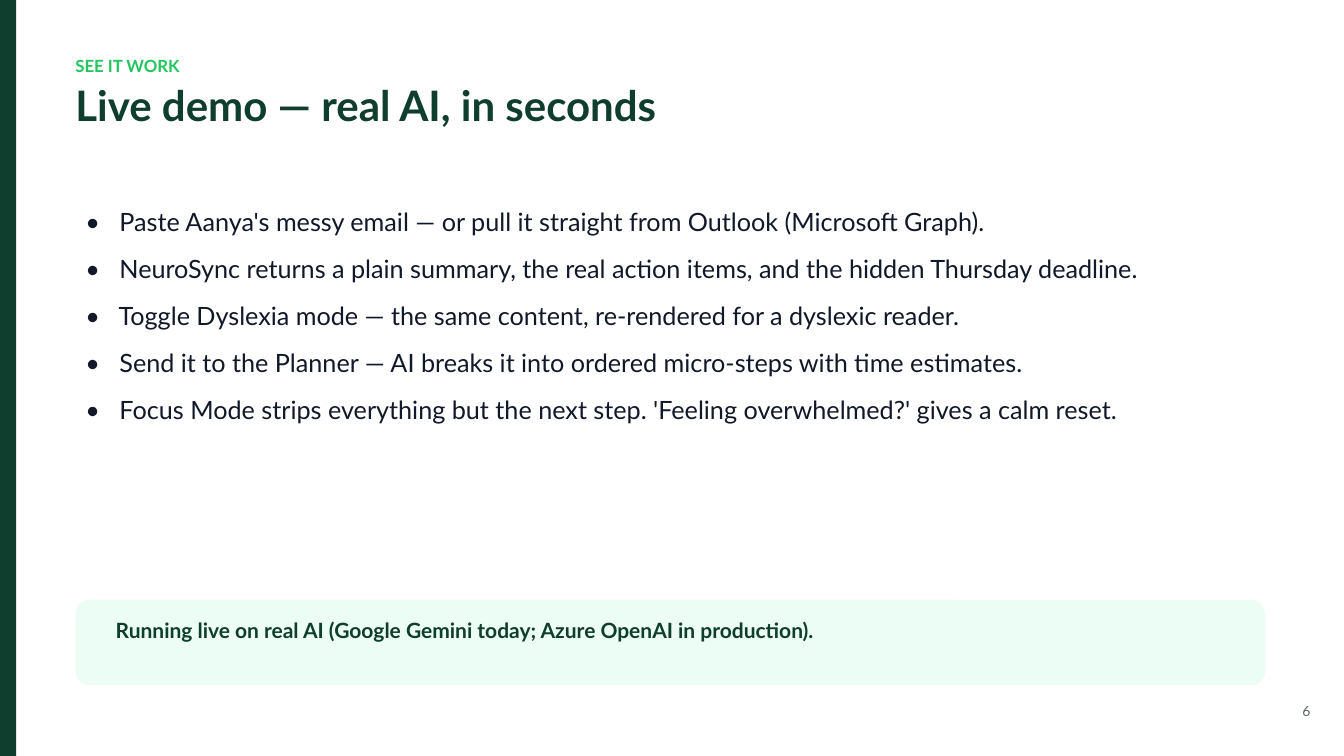
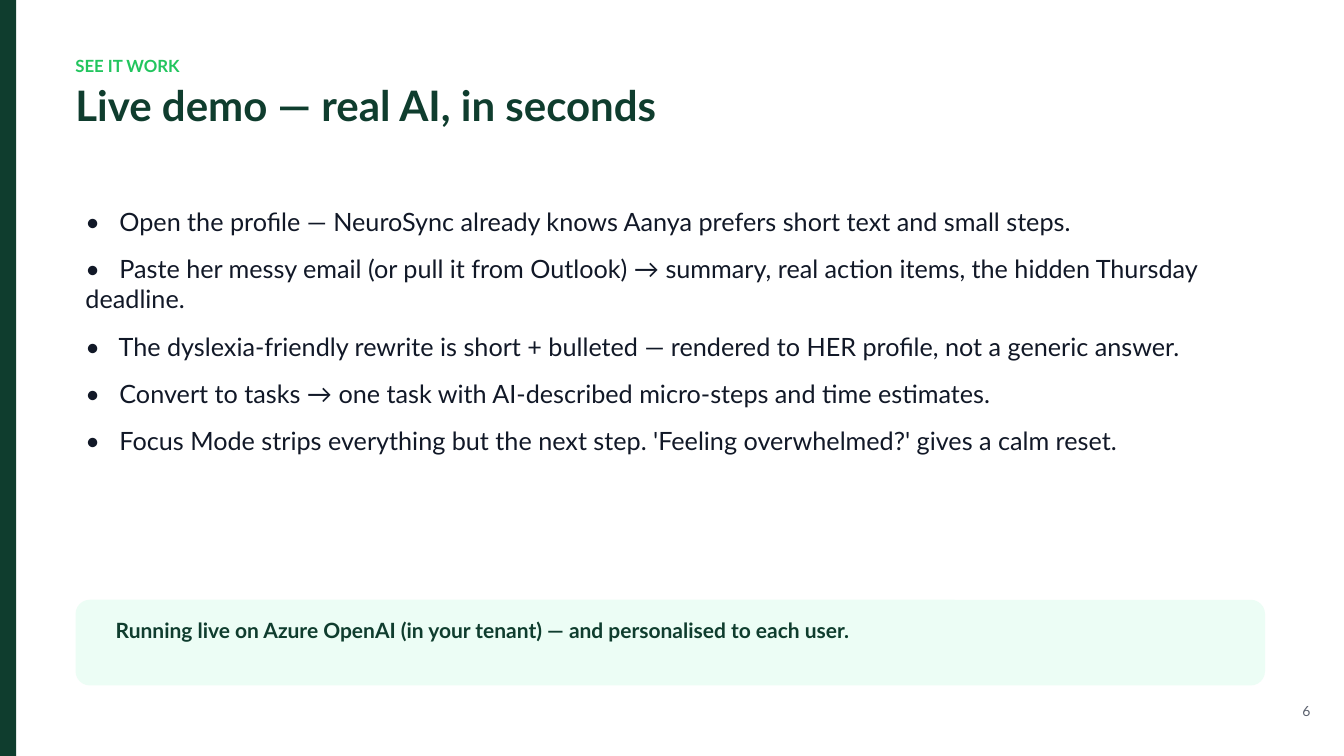
Before and after one commit to kumarsaransh55/NeuroSync, a slide deck: slide 6 of docs/NeuroSync-Jury-Pitch.pptx. Drawn at 1344x756 pixels with LibreOffice and Linux fonts; fonts in the diff are those of the drawing. Boxes give left, top, right and bottom in pixels: in the first picture for what was removed or moved away, otherwise in the second. Text is boxed around its words. In the diff, an @@ line names an element or a change of style, - is before the commit and + after.

Commit message:
feat: enhance Outlook integration and user experience
- Implemented "reduce motion" CSS for accessibility preferences.
- Refactored main rendering logic to handle Microsoft sign-in redirects more efficiently.
- Improved Outlook service with better token management and error handling.
- Added a blank HTML file for MSAL sign-in redirection.
- Created DashboardHome component for a user-friendly task overview.
- Developed FocusSession component for focused work sessions with a countdown timer.
- Introduced OnboardingModal for user personalization settings during signup.
- Added ProfileCompareModal to demonstrate adaptive output based on user profiles.
- Implemented text extraction utility for handling PDF and DOCX uploads.

```diff
--- a/docs/NeuroSync-Jury-Pitch.pptx
+++ b/docs/NeuroSync-Jury-Pitch.pptx
@@ text at (85, 212, 1198, 407): text changed @@
-• Paste Aanya's messy email — or pull it straight from Outlook (Microsoft Graph).
-• NeuroSync returns a plain summary, the real action items, and the hidden Thursday deadline.
-• Toggle Dyslexia mode — the same content, re-rendered for a dyslexic reader.
-• Send it to the Planner — AI breaks it into ordered micro-steps with time estimates.
+• Open the profile — NeuroSync already knows Aanya prefers short text and small steps.
+• Paste her messy email (or pull it from Outlook) → summary, real action items, the hidden Thursday deadline.
+• The dyslexia-friendly rewrite is short + bulleted — rendered to HER profile, not a generic answer.
+• Convert to tasks → one task with AI-described micro-steps and time estimates.
@@ text at (116, 621, 849, 642): text changed @@
-Running live on real AI (Google Gemini today; Azure OpenAI in production).
+Running live on Azure OpenAI (in your tenant) — and personalised to each user.
```
Also in this commit, not shown: 3 other slides changed, 36 other files.
